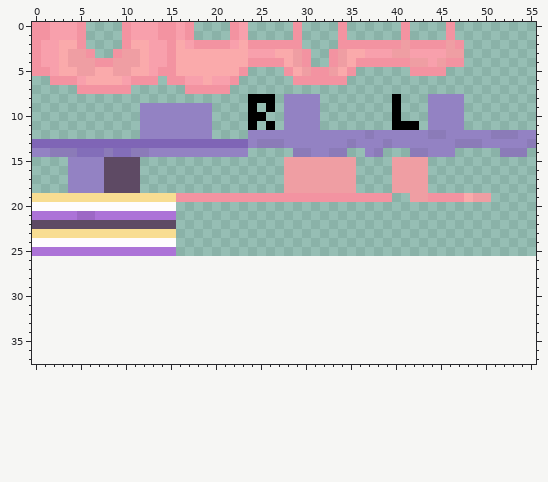
Pixel-art sprite -- textures/clothes.png. Above: the version before the commit.
The file is 56x26 pixels. The old version is drawn lined up with the new one, on the new canvas.
After the commit:
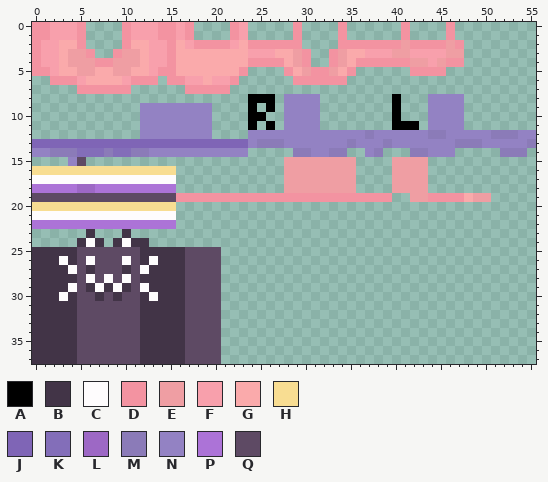
Palette (. is transparent): A #000000  B #423447  C #fefcfd  D #f393a1  E #ef9ea3  F #f8a0ac  G #faaaab  H #f8dd92  J #7f65b6  K #836eb9  L #9d68c5  M #8b7bb8  N #9382c3  P #ac73d7  Q #5e4a64
From old to new:
canvas 56x26 -> 56x38
@@ x 0..22 @@
 14 NNMMMKKKMKKMMNNNNNNNNNN
-15 ....NNNNQQQQ...........
-16 ....NNNNQQQQ...........
-17 ....NNNNQQQQ...........
-18 ....NNNNQQQQ...........
-19 HHHHHHHHHHHHHHHHDDDDDDD
-20 CCCCCCCCCCCCCCCC.......
-21 PPPPPLLPPPPPPPPP.......
-22 QQQQQQQQQQQQQQQQ.......
-23 HHHHHHHHHHHHHHHH.......
-24 CCCCCCCCCCCCCCCC.......
-25 PPPPPPPPPPPPPPPP.......
-26 .......................
-27 .......................
-28 .......................
-29 .......................
-30 .......................
-31 .......................
-32 .......................
-33 .......................
-34 .......................
-35 .......................
-36 .......................
-37 .......................
+15 ....NQ.................
+16 HHHHHHHHHHHHHHHH.......
+17 CCCCCCCCCCCCCCCC.......
+18 PPPPPLLPPPPPPPPP.......
+19 QQQQQQQQQQQQQQQQDDDDDDD
+20 HHHHHHHHHHHHHHHH.......
+21 CCCCCCCCCCCCCCCC.......
+22 PPPPPPPPPPPPPPPP.......
+23 ......B...B............
+24 .....BCB.BCBB..........
+25 BBBBBQQQQQQQBBBBBQQQQ..
+26 BBBCBQCQQQCQBCBBBQQQQ..
+27 BBBBCQBQQQBQCBBBBQQQQ..
+28 BBBBBQCQCQCQBBBBBQQQQ..
+29 BBBBCQBCBCBQCBBBBQQQQ..
+30 BBBCBQQBQBQQBCBBBQQQQ..
+31 BBBBBQQQQQQQBBBBBQQQQ..
+32 BBBBBQQQQQQQBBBBBQQQQ..
+33 BBBBBQQQQQQQBBBBBQQQQ..
+34 BBBBBQQQQQQQBBBBBQQQQ..
+35 BBBBBQQQQQQQBBBBBQQQQ..
+36 BBBBBQQQQQQQBBBBBQQQQ..
+37 BBBBBQQQQQQQBBBBBQQQQ..
